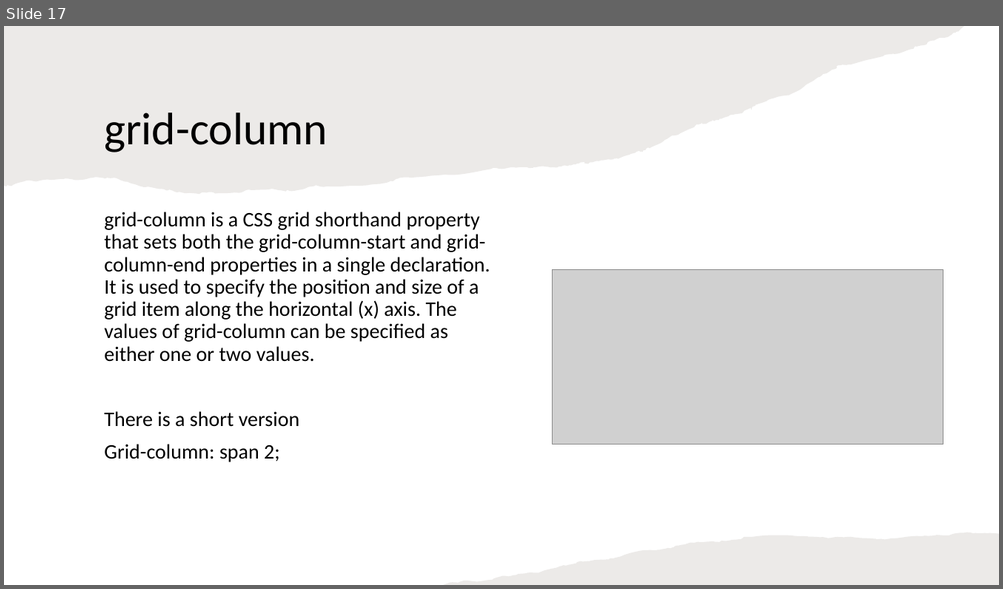
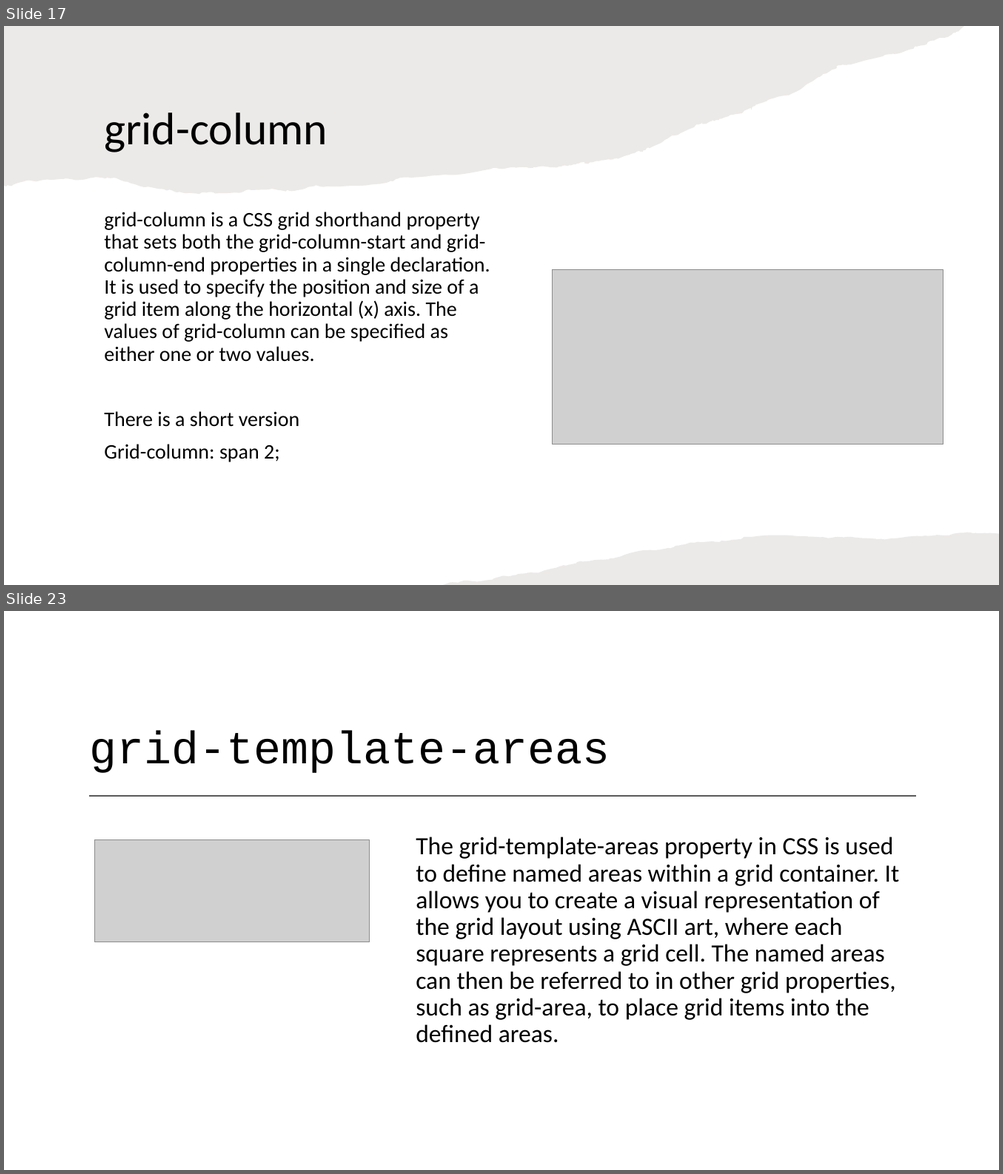
Before and after one commit to 1shaked/full-stack, a slide deck: 6ass/main6.pptx. Shown one above the other, each under a label of ours: slide 17 before the commit, slides 17 and 23 after it; the slides between them are not shown. The pictures are 1003x589 and 1003x1174 pixels, drawn with LibreOffice and Linux fonts; fonts in the diff are those of the drawing; grey boxes stand for pictures. Boxes give left, top, right and bottom in pixels: in the first picture for what was removed or moved away, otherwise in the second. Text is boxed around its words. In the diff, an @@ line names an element or a change of style, - is before the commit and + after.

```diff
--- a/6ass/main6.pptx
+++ b/6ass/main6.pptx
@@ slide 23 added at (x1=4, y1=611, x2=999, y2=1170), background #FFFFFF @@
@@ title added at (x1=90, y1=731, x2=609, y2=773), 44 pt, text #000000 @@
+grid-template-areas
@@ line added from (90, 796) to (916, 796), #595959 1.25 pt @@
@@ picture added at (x1=95, y1=840, x2=370, y2=943) @@
@@ text added at (x1=415, y1=837, x2=899, y2=1043), 24 pt, text #000000 @@
+The grid-template-areas property in CSS is used to define named areas within a grid container. It allows you to create a visual representation of the grid layout using ASCII art, where each square represents a grid cell. The named areas can then be referred to in other grid properties, such as grid-area, to place grid items into the defined areas.
```
Also in this commit, not shown: 11 slides changed, 17 other slides added, 3 slides removed, 28 other files.
